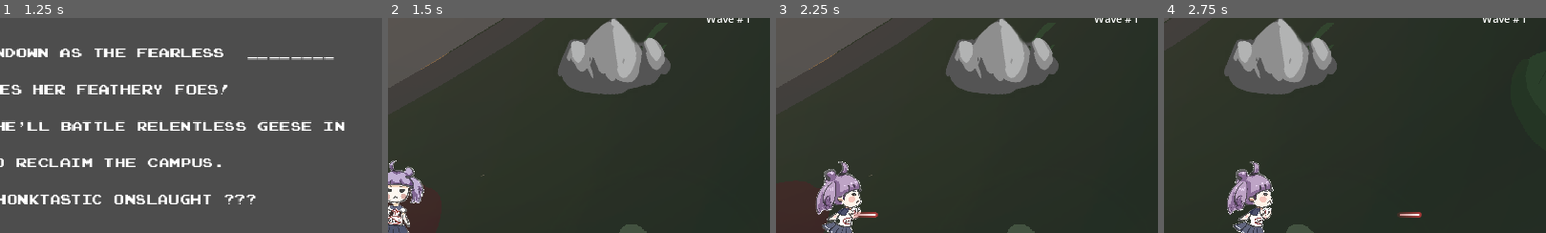
Above: before the commit, frames 1-4 (left to right).
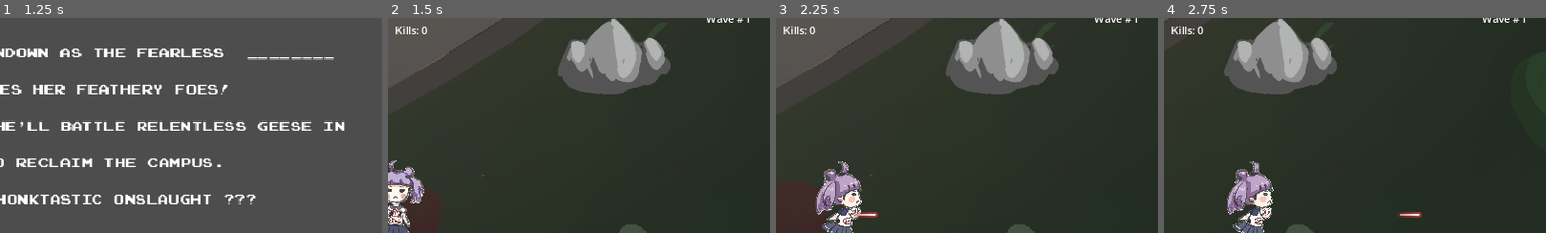
Above: after the commit, the same moments.

Repository: RiadMefti/hackaton-game
Game: Godot game, scene res://GameMenu/menu.tscn
Two runs of this game, one before a commit and one after it. Both use one fixed random seed, a clock stepped at 60 frames per second and the inputs below.
Inputs:
- Up to frame 1 (1.25 s): click "Play" at 0.5 s
- Up to frame 2 (1.5 s): click "Start game" at 1.25 s
- Up to frame 3 (2.25 s): tap Enter (ui_accept) at 2 s; hold D (move_right) from 2.03 s (still down); tap Space (shoot) at 2.1 s
- Up to frame 4 (2.75 s): keep holding D (move_right); tap Enter (ui_accept) at 2.27 s
The pictures show only the part of the screen within x 49-99%, y 4-54%; the shares and areas given below are measured in that part.

Frame 1 is identical in both runs. In frame 2, 0.2% of the frame differs, in the area x 2-11%, y 3-8%; in frame 3, 0.2%; in frame 4, 0.2%.

Commit message:
adding kll counter

Diff:
--- a/canvas_layer.tscn
+++ b/canvas_layer.tscn
@@ -44,3 +44,10 @@
 offset_right = 1132.0
 offset_bottom = 49.0
 vertical_alignment = 1
+
+[node name="Label2" type="Label" parent="."]
+offset_left = 578.0
+offset_top = 27.0
+offset_right = 663.0
+offset_bottom = 67.0
+vertical_alignment = 1
--- a/scenes/enemy.gd
+++ b/scenes/enemy.gd
@@ -11,7 +11,9 @@
 		position += (player.position - position) / speed
 		if hit:
 			print("hit")
+			player.killGoose()
 			self.queue_free()
+
 		#update direction
 		if position.x < player.position.x and position.y < player.position.y + 75 and position.y > player.position.y - 75:
 			direction = "left"
--- a/scenes/movement.gd
+++ b/scenes/movement.gd
@@ -5,8 +5,13 @@
 var enemy_scene = preload("res://scenes/enemy.tscn")
 var health= 3
 var wave = 0
+var currentKills = 0
 var current_spawned_gooses = 0
 var waves = [10,20,50,1000000000]
+
+func killGoose():
+	currentKills +=1
+	change_kill_label(currentKills)
 func spawn_enemy():
 	var enemy_position = get_random_position_on_perimeter()
 	var enemy = enemy_scene.instantiate()
@@ -148,10 +153,18 @@
 	var label = canvasLayer.get_node("Label")
 	label.text = label_name
 
+func change_kill_label(label_name):
+	var canvasLayer = get_parent().get_node("CanvasLayer")
+	var label = canvasLayer.get_node("Label2")
+	label.text = "Kills: " + str(label_name)
+
 func _ready():
 	change_wave_label("Wave #1")
+	change_kill_label(0)
 
 func _process(delta):
+	if(currentKills == waves[wave]):
+		newWave()
 	shoot()
 	#if Input.is_action_just_pressed("shoot"):
 		#print("shoot")  # Assuming 'ui_accept' is bound to the space bar
Not shown: 1 places in scenes/level.tscn that only renumber resources
